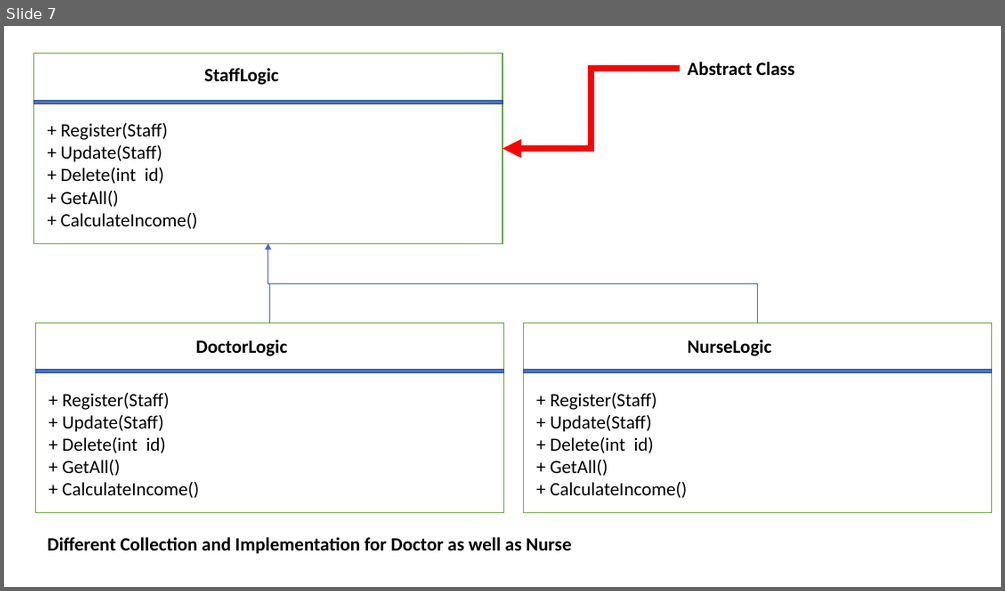
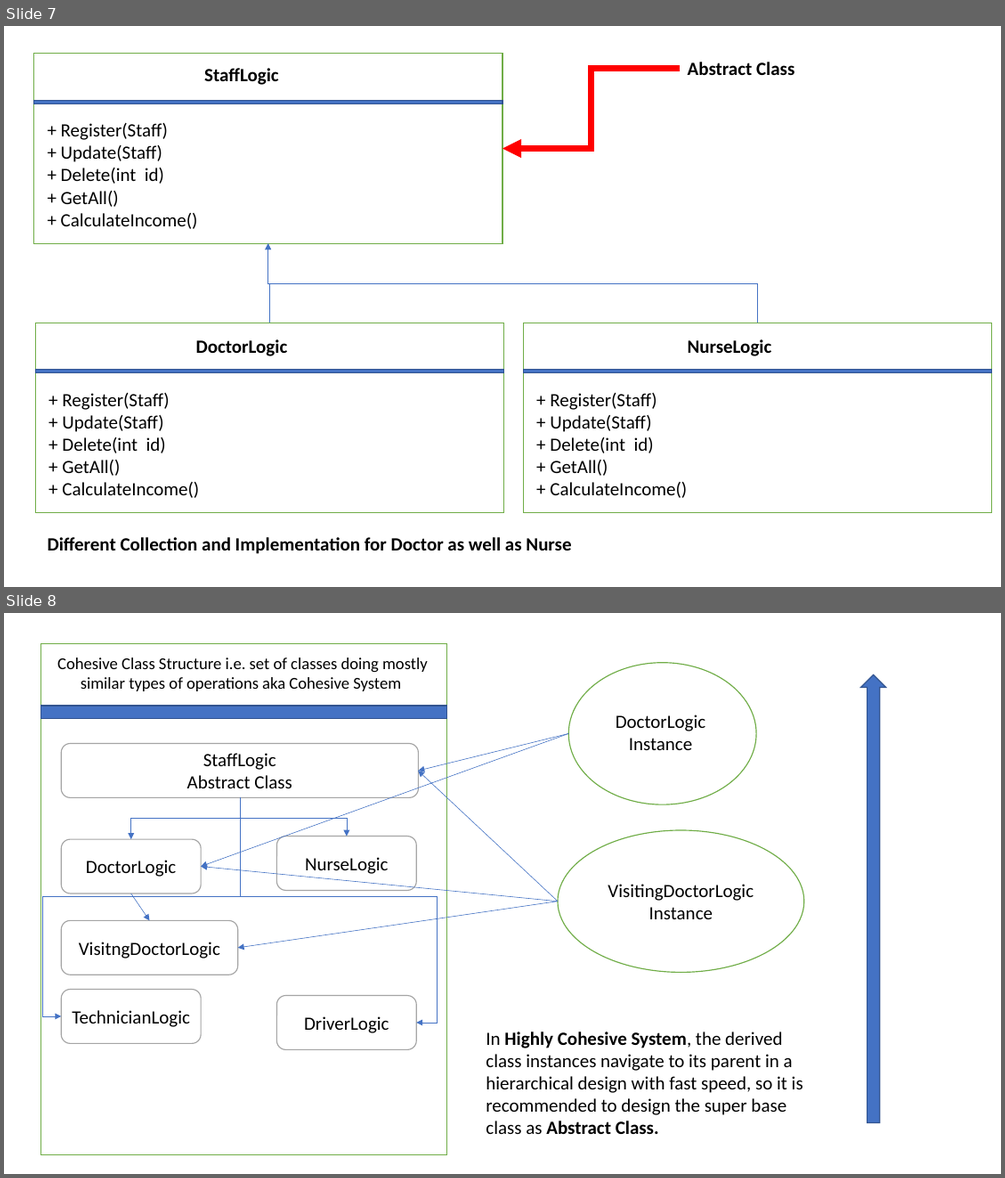
Before and after one commit to maheshsabnis/CS_Applications_MB, a slide deck: MB_Training_Images.pptx. Shown one above the other, each under a label of ours: slide 7 before the commit, slides 7 and 8 after it. The pictures are 1005x591 and 1005x1178 pixels, drawn with LibreOffice and Linux fonts; fonts in the diff are those of the drawing. Boxes give left, top, right and bottom in pixels: in the first picture for what was removed or moved away, otherwise in the second. Text is boxed around its words. In the diff, an @@ line names an element or a change of style, - is before the commit and + after.

```diff
--- a/MB_Training_Images.pptx
+++ b/MB_Training_Images.pptx
@@ slide 8 added at (4, 613, 1001, 1174), background #FFFFFF @@
@@ rectangle added at (40, 643, 447, 1155), fill #FFFFFF, outline #70AD47 1 pt @@
@@ text added at (57, 657, 428, 691), 16 pt, text #000000 @@
+Cohesive Class Structure i.e. set of classes doing mostly similar types of operations aka Cohesive System
@@ ellipse added at (568, 662, 756, 804), fill #FFFFFF, outline #70AD47 1 pt @@
@@ up arrow added at (861, 675, 886, 1123), fill #4472C4, outline #325491 1 pt @@
@@ rectangle added at (40, 706, 447, 718), fill #4472C4, outline #325491 1 pt @@
@@ text added at (615, 714, 705, 750), 18 pt, text #000000 @@
+DoctorLogic Instance
@@ rounded rectangle added at (62, 743, 419, 797), fill #FFFFFF, outline #A5A5A5 1 pt, 18 pt, text #000000 @@
+StaffLogic
+Abstract Class
@@ arrow added from (568, 733) to (201, 867), #4472C4 0.5 pt @@
@@ arrow added from (568, 733) to (418, 771), #4472C4 0.5 pt @@
@@ arrow added from (558, 900) to (418, 771), #4472C4 0.5 pt @@
@@ elbow arrow added from (240, 798) to (62, 1016), #4472C4 0.5 pt @@
@@ elbow arrow added from (240, 798) to (131, 840), #4472C4 0.5 pt @@
@@ elbow arrow added from (240, 798) to (347, 835), #4472C4 0.5 pt @@
@@ elbow arrow added from (240, 798) to (417, 1022), #4472C4 0.5 pt @@
@@ rounded rectangle added at (62, 840, 202, 893), fill #FFFFFF, outline #A5A5A5 1 pt, 18 pt, text #000000 @@
+DoctorLogic
@@ rounded rectangle added at (277, 835, 417, 890), fill #FFFFFF, outline #A5A5A5 1 pt, 18 pt, text #000000 @@
+NurseLogic
@@ ellipse added at (558, 830, 804, 972), fill #FFFFFF, outline #70AD47 1 pt, 18 pt, text #000000 @@
+VisitingDoctorLogic Instance
@@ arrow added from (558, 900) to (201, 867), #4472C4 0.5 pt @@
@@ arrow added from (131, 893) to (150, 920), #4472C4 0.5 pt @@
@@ arrow added from (558, 900) to (238, 948), #4472C4 0.5 pt @@
@@ rounded rectangle added at (62, 920, 238, 974), fill #FFFFFF, outline #A5A5A5 1 pt, 18 pt, text #000000 @@
+VisitngDoctorLogic
@@ rounded rectangle added at (62, 989, 202, 1043), fill #FFFFFF, outline #A5A5A5 1 pt, 18 pt, text #000000 @@
+TechnicianLogic
@@ rounded rectangle added at (277, 995, 417, 1049), fill #FFFFFF, outline #A5A5A5 1 pt, 18 pt, text #000000 @@
+DriverLogic
@@ text added at (485, 1031, 803, 1134), 18 pt, text #000000 @@
+In Highly Cohesive System, the derived class instances navigate to its parent in a hierarchical design with fast speed, so it is recommended to design the super base class as Abstract Class.
```
Also in this commit, not shown: 1 other slide added, 11 other files.
